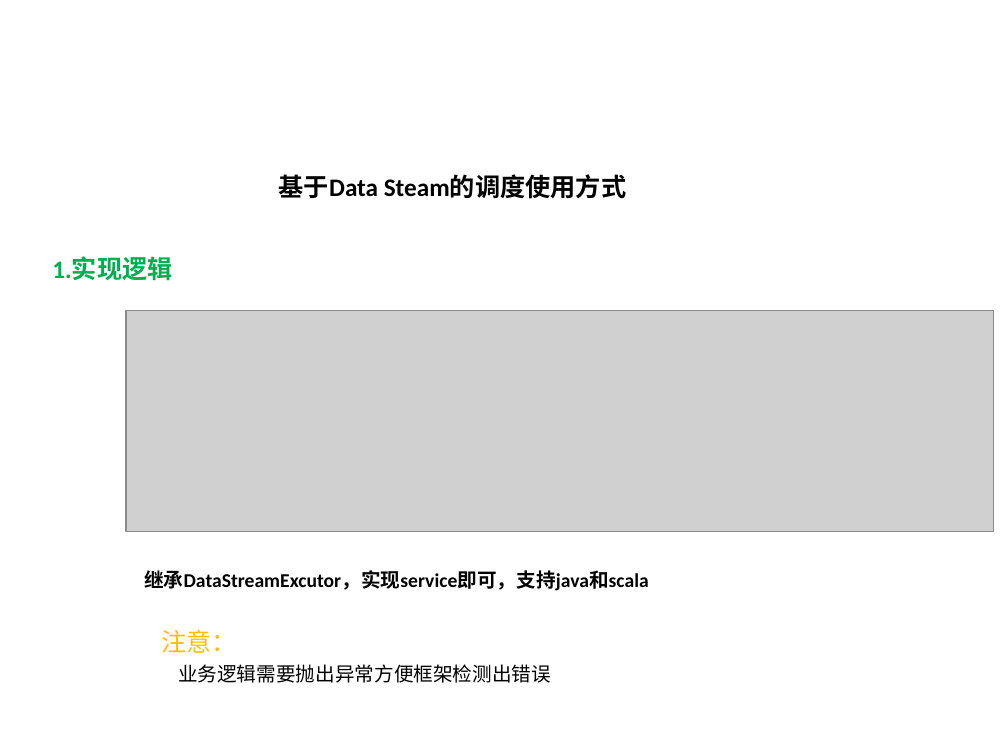
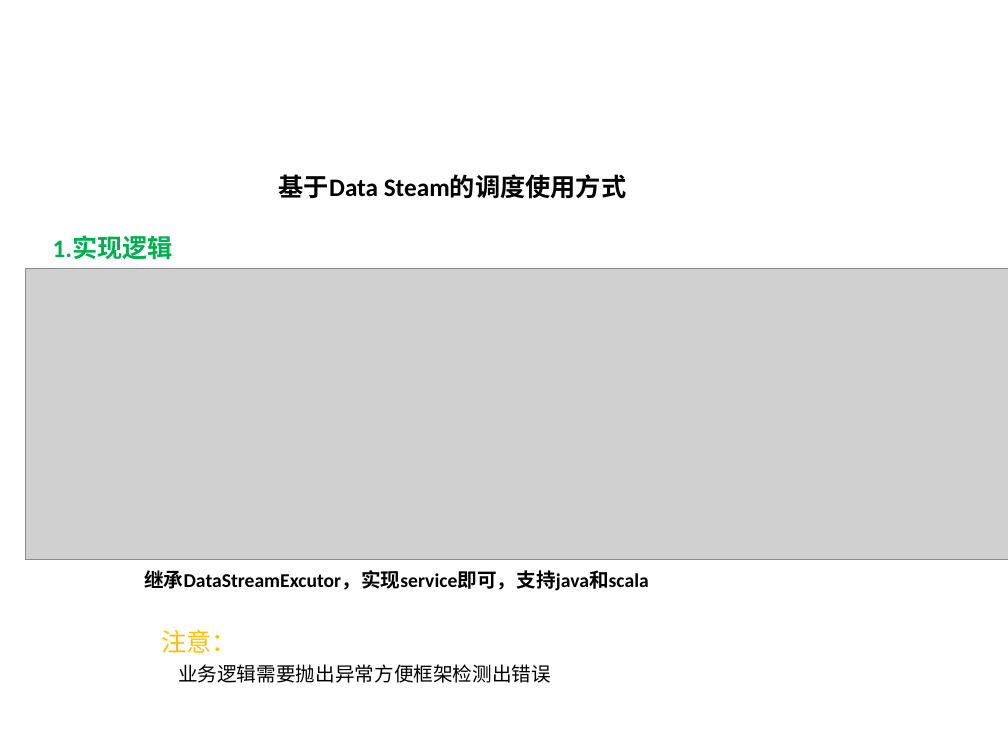
Before and after one commit to richardy2012/cloud, a slide deck: slide 10 of doc/ppt/datagrid业务逻辑使用步骤说明.pptx. Drawn at 1008x756 pixels with LibreOffice and Linux fonts; fonts in the diff are those of the drawing; grey boxes stand for pictures. Boxes give left, top, right and bottom in pixels: in the first picture for what was removed or moved away, otherwise in the second. Text is boxed around its words. In the diff, an @@ line names an element or a change of style, - is before the commit and + after.

```diff
--- a/doc/ppt/datagrid业务逻辑使用步骤说明.pptx
+++ b/doc/ppt/datagrid业务逻辑使用步骤说明.pptx
@@ text "1.实现逻辑": place and size @@
-text "1.实现逻辑" at bbox=[52, 257, 172, 280]
+text "1.实现逻辑" at bbox=[53, 237, 173, 260]
@@ picture: place and size @@
-picture at bbox=[126, 310, 993, 531]
+picture at bbox=[26, 268, 1008, 559]
```
Also in this commit, not shown: 3 other slides changed, 5 other files.
